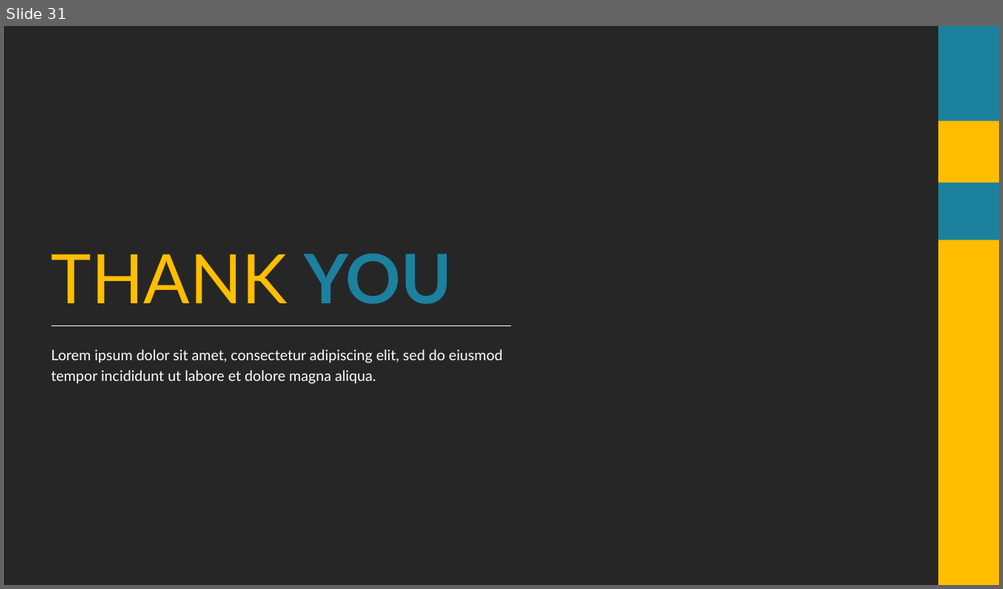
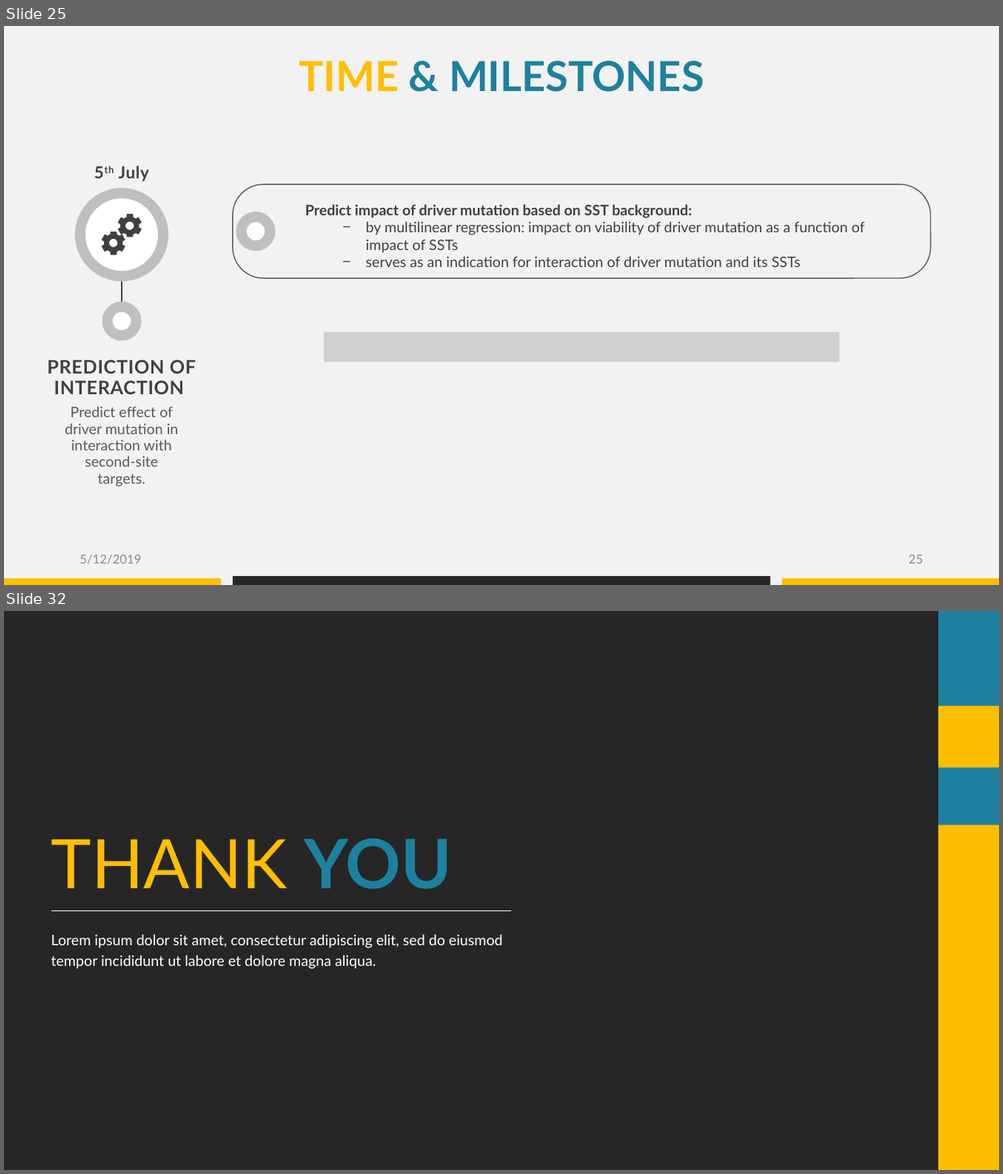
Before and after one commit to datascience-mobi/group-04-project-1-4, a slide deck: Project proposal_presentation_V1.pptx. Shown one above the other, each under a label of ours: slide 31 before the commit, slides 25 and 32 after it; the slides between them are not shown. The pictures are 1003x589 and 1003x1174 pixels, drawn with LibreOffice and Linux fonts; fonts in the diff are those of the drawing; grey boxes stand for pictures; background and template pictures are left out; a plain dark background stands for a picture behind light text. Boxes give left, top, right and bottom in pixels: in the first picture for what was removed or moved away, otherwise in the second. Text is boxed around its words. In the diff, an @@ line names an element or a change of style, - is before the commit and + after.

```diff
--- a/Project proposal_presentation_V1.pptx
+++ b/Project proposal_presentation_V1.pptx
@@ slide 25 added at box(4, 26, 999, 585), background #F2F2F2 @@
@@ text added at box(299, 61, 704, 92), 40 pt, text #1C819E, bold @@
+TIME & MILESTONES
@@ rounded rectangle added at box(233, 184, 930, 278), outline #595959 1 pt @@
@@ ellipse added at box(242, 217, 270, 246), fill #FFFFFF, outline #BFBFBF 10 pt @@
@@ text added at box(305, 204, 865, 267), 14 pt, text #404040 @@
+Predict impact of driver mutation based on SST background:
+  − by multilinear regression: impact on viability of driver mutation as a function of impact of SSTs
+  − serves as an indication for interaction of driver mutation and its SSTs
@@ picture added at box(324, 332, 839, 362) @@
@@ group added at box(47, 166, 196, 487): 3 texts, 2 ellipses, 2 freeform shapes, 1 line @@
+5th July
+PREDICTION OF INTERACTION
+Predict effect of driver mutation in interaction with second-site targets.
@@ text added at box(79, 555, 141, 565), 12 pt, text #8C8C8C @@
+5/12/2019
@@ page number added at box(908, 555, 922, 564), 12 pt, text #8C8C8C @@
+25
@@ rectangle added at box(4, 579, 221, 585), fill #FFBE00 @@
@@ rectangle added at box(233, 577, 769, 585), fill #262626 @@
@@ rectangle added at box(782, 579, 999, 585), fill #FFBE00 @@
@@ what was slide 31 is now slide 32 @@
```
Also in this commit, not shown: 24 slides changed, 2 other slides added, 2 slides removed, 2 other files.
